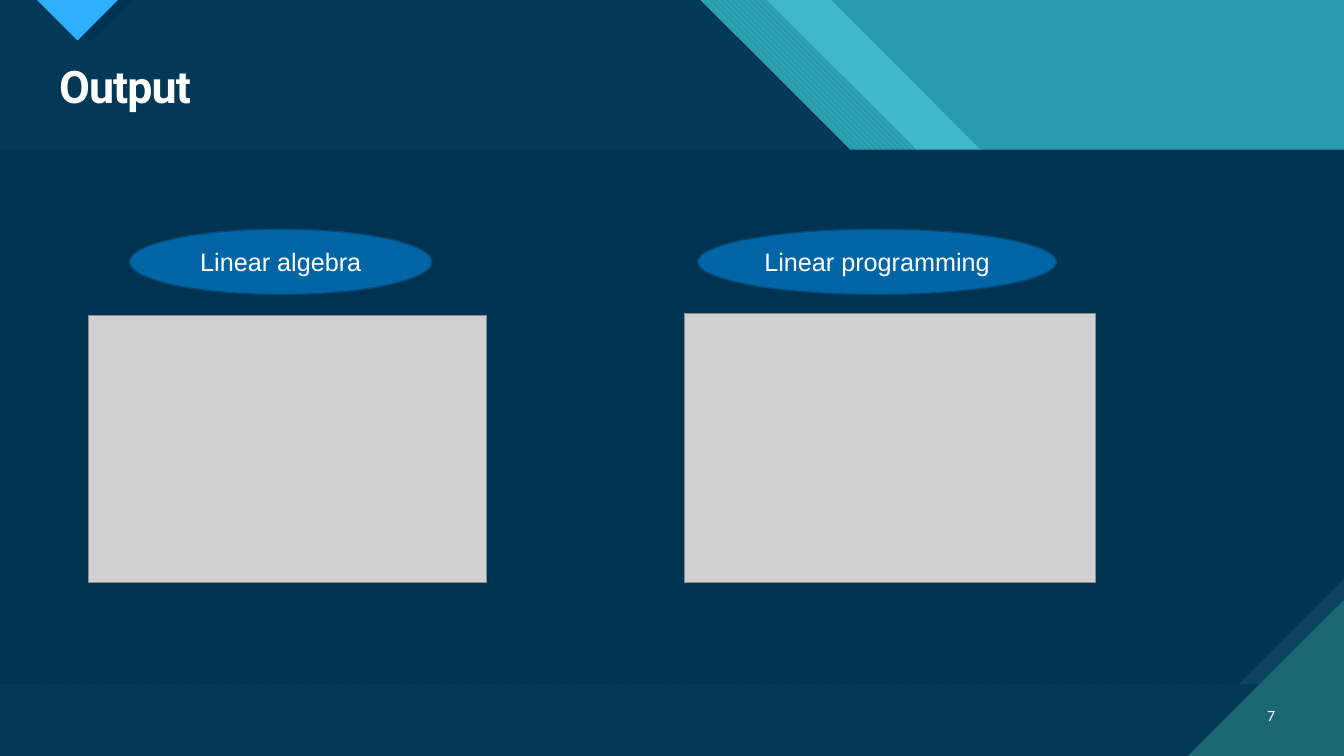
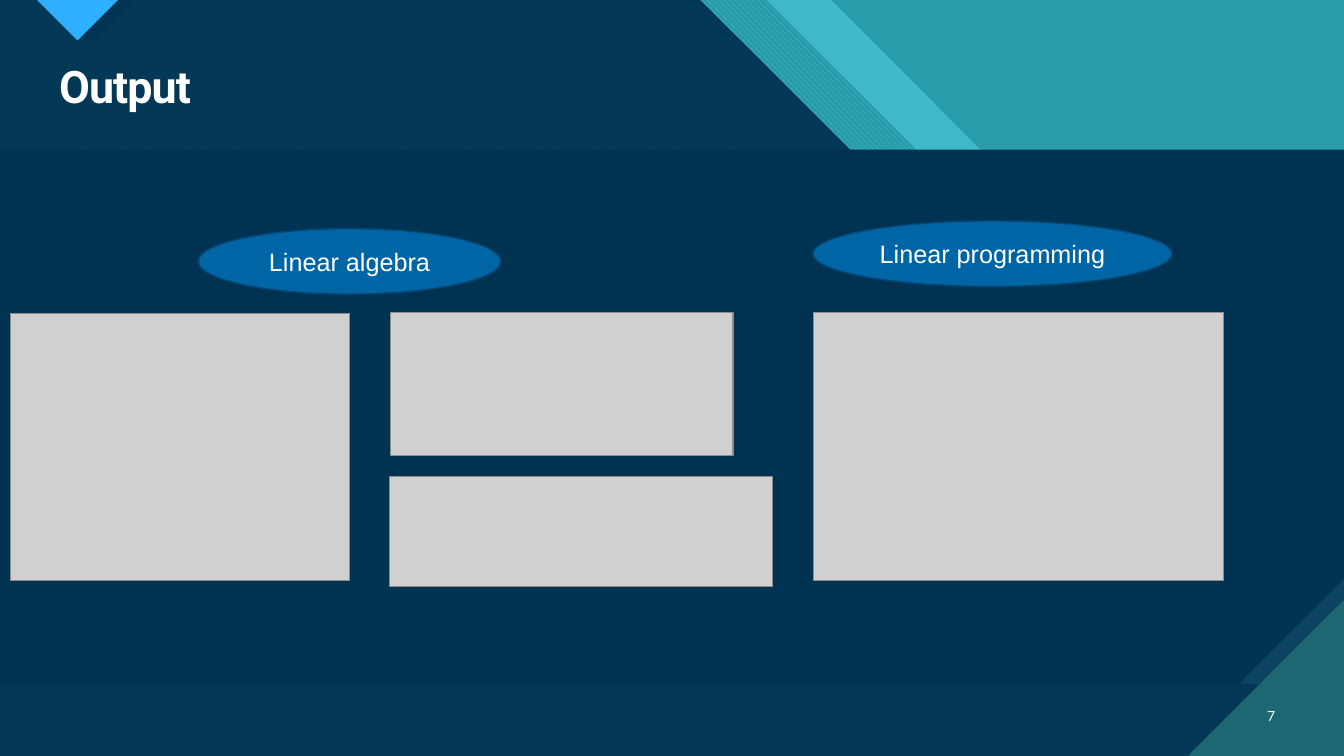
Before and after one commit to mdSakibAlHasan/Mobile_banking, a slide deck: slide 7 of SOFTWARE PROJECT LAB-1.pptx. Drawn at 1344x756 pixels with LibreOffice and Linux fonts; fonts in the diff are those of the drawing; grey boxes stand for pictures. Boxes give left, top, right and bottom in pixels: in the first picture for what was removed or moved away, otherwise in the second. Text is boxed around its words. In the diff, an @@ line names an element or a change of style, - is before the commit and + after.

Commit message:
update

```diff
--- a/SOFTWARE PROJECT LAB-1.pptx
+++ b/SOFTWARE PROJECT LAB-1.pptx
@@ ellipse "Linear algebra": place and size @@
-ellipse "Linear algebra" at [130,229,433,294]
+ellipse "Linear algebra" at [199,229,501,294]
@@ ellipse "Linear programming": place and size @@
-ellipse "Linear programming" at [698,229,1057,294]
+ellipse "Linear programming" at [814,221,1173,286]
@@ picture: place and size @@
-picture at [89,316,487,583]
+picture at [10,314,350,581]
@@ picture added at [391,313,733,456] @@
@@ picture: place and size @@
-picture at [685,314,1096,582]
+picture at [814,313,1225,581]
@@ picture added at [390,477,773,587] @@
```
